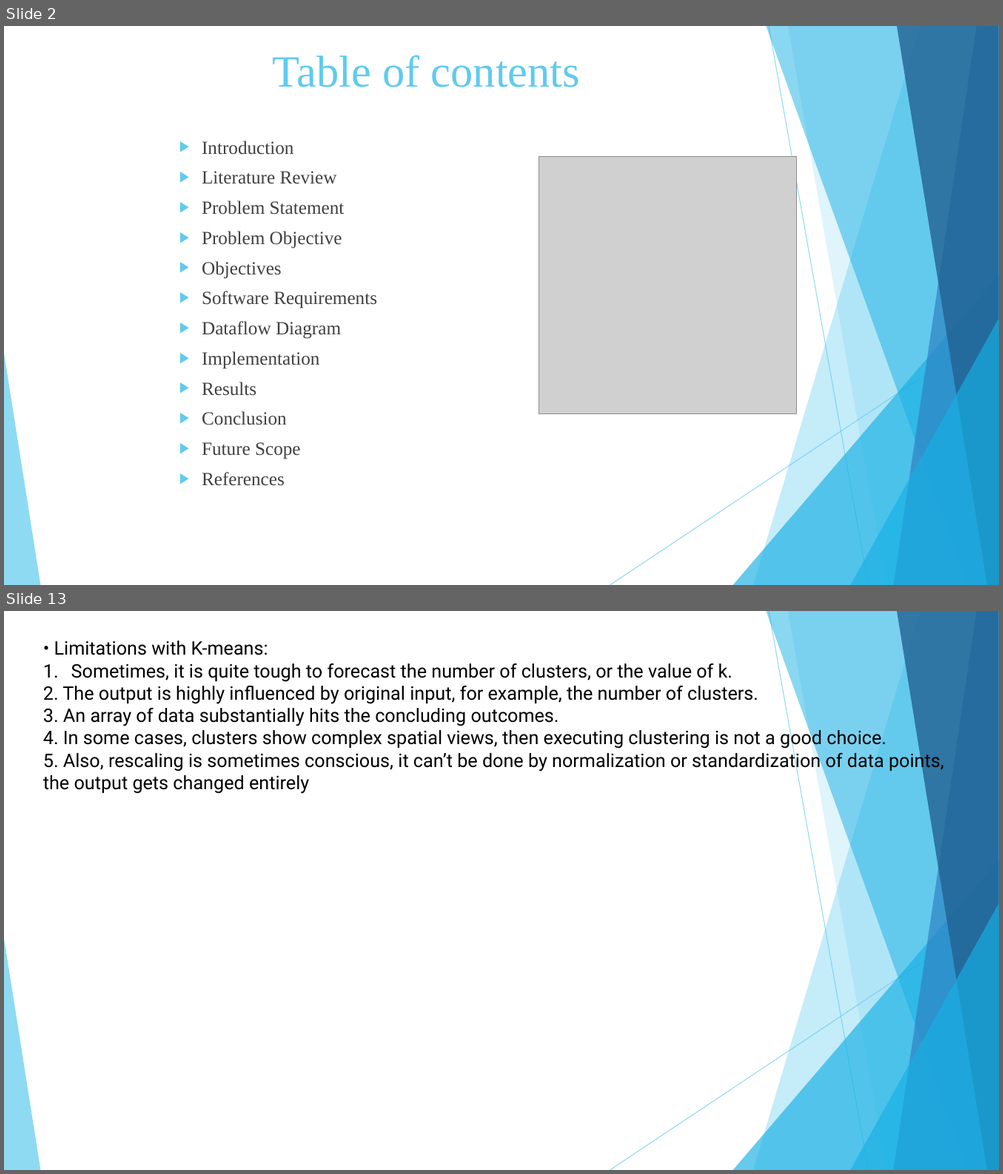
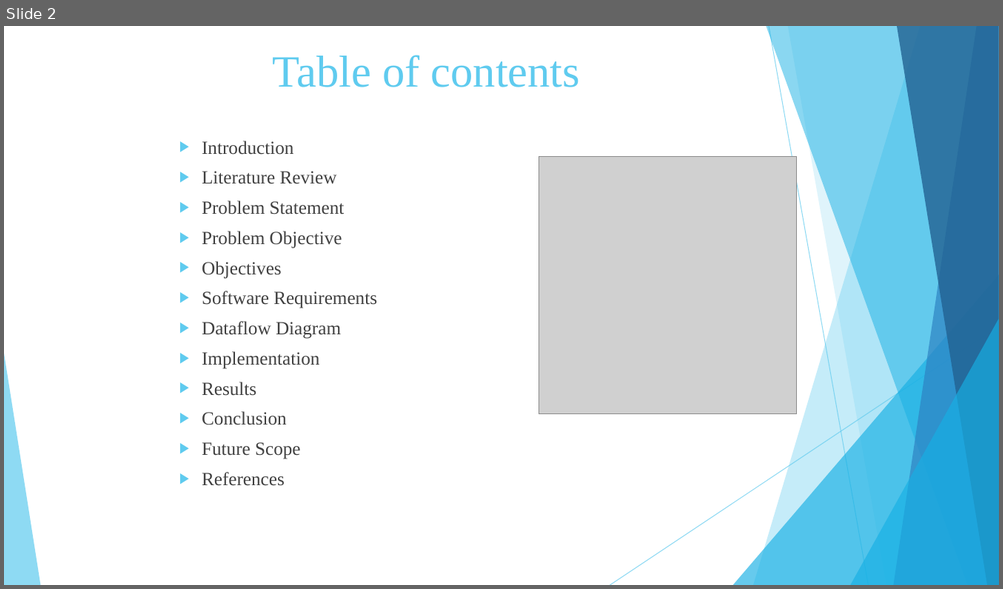
Before and after one commit to Vaibhav-Dharmik/project_reports_final_yr, a slide deck: final_submission_ppt.pptx. Shown one above the other, each under a label of ours: slides 2 and 13 before the commit, slide 2 after it; the slides between them are not shown. The pictures are 1003x1174 and 1003x589 pixels, drawn with LibreOffice and Linux fonts; fonts in the diff are those of the drawing; grey boxes stand for pictures. Boxes give left, top, right and bottom in pixels: in the first picture for what was removed or moved away, otherwise in the second. Text is boxed around its words. In the diff, an @@ line names an element or a change of style, - is before the commit and + after.

```diff
--- a/final_submission_ppt.pptx
+++ b/final_submission_ppt.pptx
@@ slide 13 removed at bbox=[4, 611, 999, 1170], background #FFFFFF; not listed: 10 template elements that a slide beside it also shows @@
@@ text removed at bbox=[43, 641, 944, 794] @@
-• Limitations with K-means:
-1. Sometimes, it is quite tough to forecast the number of clusters, or the value of k.
-2. The output is highly influenced by original input, for example, the number of clusters.
-3. An array of data substantially hits the concluding outcomes.
-4. In some cases, clusters show complex spatial views, then executing clustering is not a good choice.
-5. Also, rescaling is sometimes conscious, it can’t be done by normalization or standardization of data points, the output gets changed entirely
```
Also in this commit, not shown: 16 slides changed, 5 slides added, 2 other slides removed, 1 other file.
